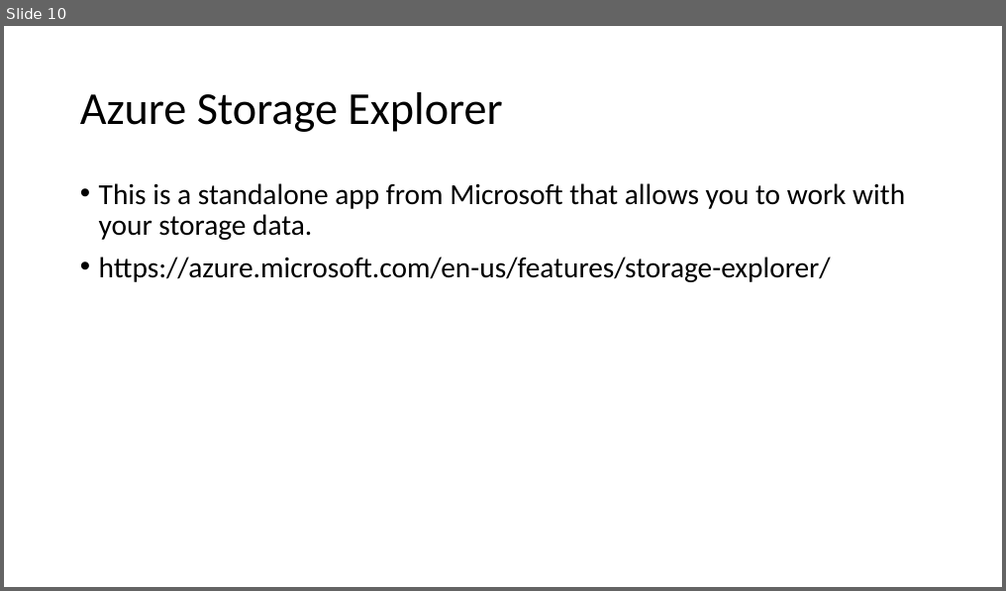
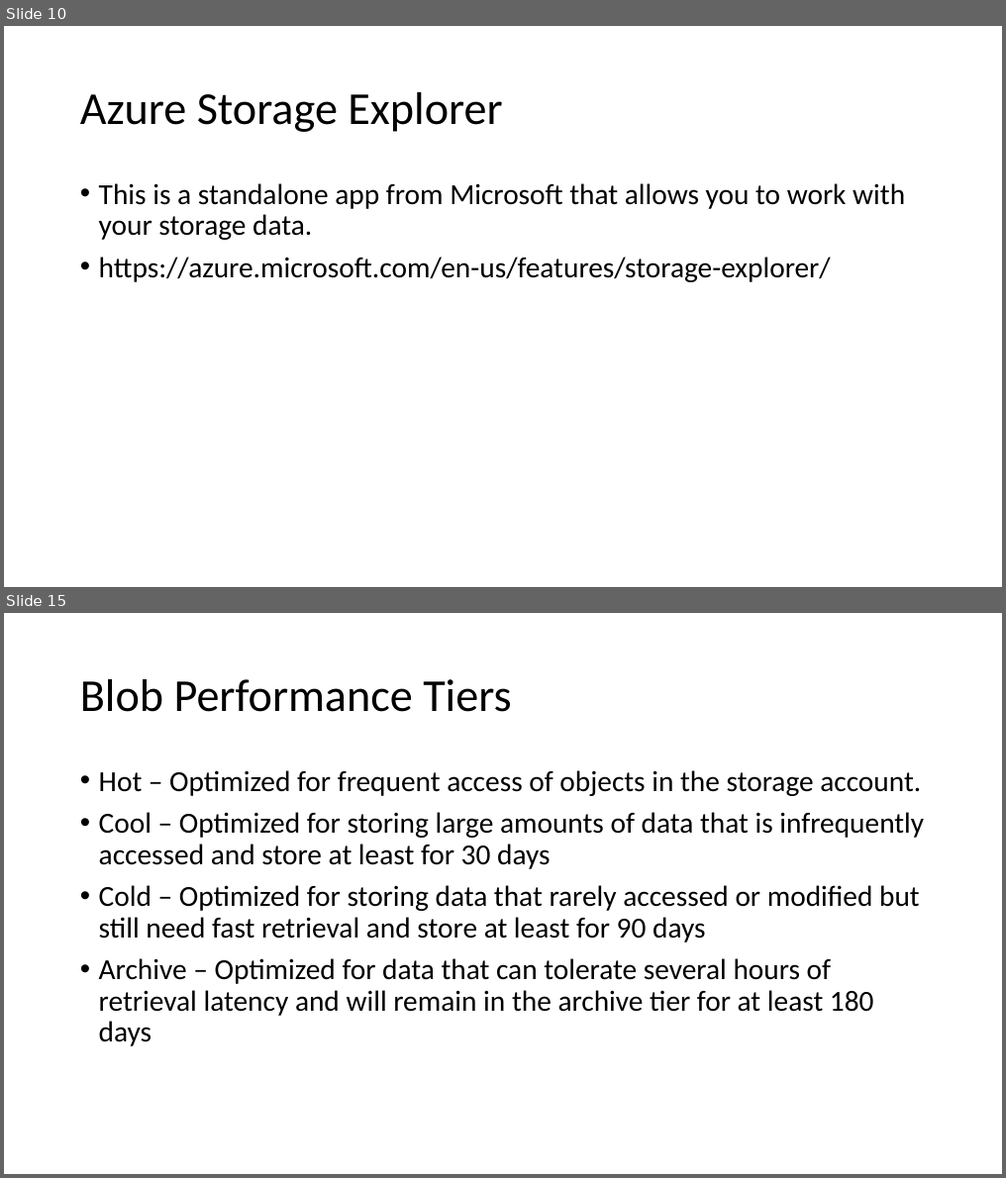
Before and after one commit to aswini-roy/Az104-D, a slide deck: Azure Storage.pptx. Shown one above the other, each under a label of ours: slide 10 before the commit, slides 10 and 15 after it; the slides between them are not shown. The pictures are 1006x591 and 1006x1178 pixels, drawn with LibreOffice and Linux fonts; fonts in the diff are those of the drawing. Boxes give left, top, right and bottom in pixels: in the first picture for what was removed or moved away, otherwise in the second. Text is boxed around its words. In the diff, an @@ line names an element or a change of style, - is before the commit and + after.

Commit message:
Day 5 and 6

```diff
--- a/Azure Storage.pptx
+++ b/Azure Storage.pptx
@@ slide 15 added at (4,613,1002,1174), background #FFFFFF @@
@@ title added at (80,679,511,712), 44 pt, text #000000 @@
+Blob Performance Tiers
@@ text added at (99,770,924,1047), 28 pt, text #000000 @@
+• Hot – Optimized for frequent access of objects in the storage account.
+• Cool – Optimized for storing large amounts of data that is infrequently accessed and store at least for 30 days
+• Cold – Optimized for storing data that rarely accessed or modified but still need fast retrieval and store at least for 90 days
+• Archive – Optimized for data that can tolerate several hours of retrieval latency and will remain in the archive tier for at least 180 days
```
Also in this commit, not shown: 1 slide changed, 14 other slides added.
